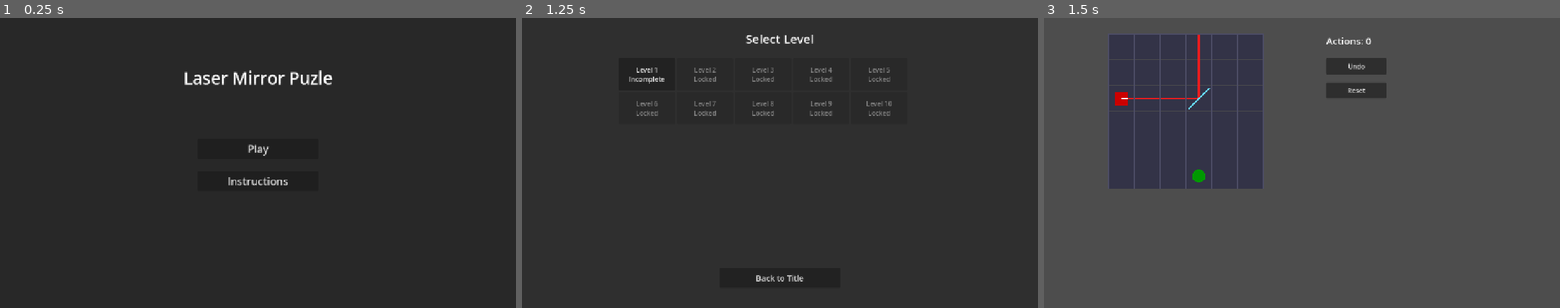
Above: before the commit, frames 1-3 (left to right).
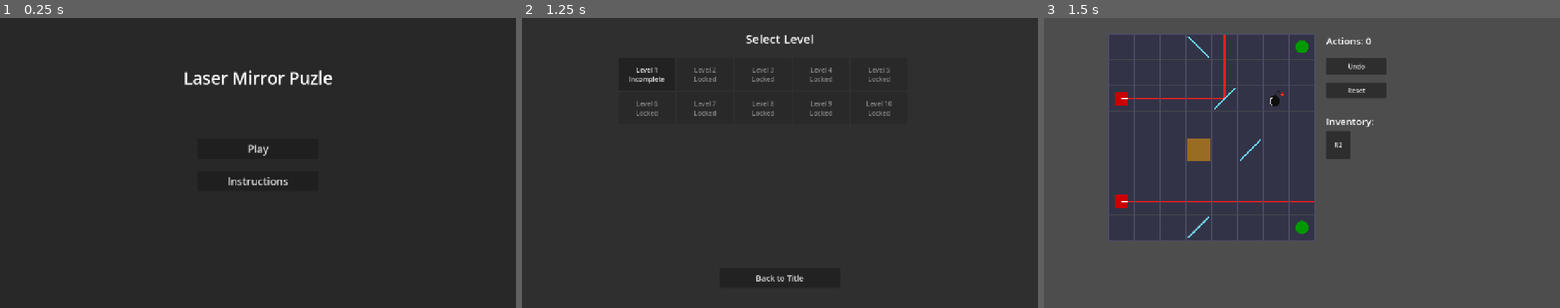
Above: after the commit, the same moments.

Repository: Tortiz-CSUF/laser-mirror-puzzle
Game: Godot game, scene res://Scenes/title_screen.tscn
Two runs of this game, one before a commit and one after it. Both use one fixed random seed, a clock stepped at 60 frames per second and the inputs below.
Inputs:
- Up to frame 1 (0.25 s): no input
- Up to frame 2 (1.25 s): click "Play" at 0.5 s
- Up to frame 3 (1.5 s): click "Level 1 Incomplete" at 1.25 s

Frames 1-2 are identical in both runs. In frame 3, 14% of the frame differs, in the area x 12-64%, y 5-77%.

Commit message:
laser-mirror-puzzle-Interim_8

Diff:
--- a/Scripts/LevelData.gd
+++ b/Scripts/LevelData.gd
@@ -47,16 +47,39 @@
 
 var levels: Array = [
 	# Lvl 1: 1 static double mirror
-	{
-		"width": 6,
-		"height": 6,
-		"pieces": [
-			{"x": 0, "y": 2, "type": "LASER", "laser_dir": "RIGHT", "color_index": 0},
-			{"x": 3, "y": 2, "type": "MIRROR_ROTATE_DOUBLE", "mirror_dir": "NW", "double_sided": true},
-			{"x": 3, "y": 5, "type": "GOAL", "color_index": 0},
-		],
-		"inventory": []
-	},
+	#{
+		#"width": 6,
+		#"height": 6,
+		#"pieces": [
+			#{"x": 0, "y": 2, "type": "LASER", "laser_dir": "RIGHT", "color_index": 0},
+			#{"x": 3, "y": 2, "type": "MIRROR_ROTATE_DOUBLE", "mirror_dir": "NW", "double_sided": true},
+			#{"x": 3, "y": 5, "type": "GOAL", "color_index": 0},
+		#],
+		#"inventory": []
+	#},
+
+		{
+		"width": 8,
+		"height": 8,
+		"pieces": [
+			{"x": 0, "y": 6, "type": "LASER", "laser_dir": "RIGHT", "color_index": 0},
+			{"x": 0, "y": 2, "type": "LASER", "laser_dir": "RIGHT", "color_index": 1},
+			{"x": 4, "y": 2, "type": "MIRROR_ROTATE_DOUBLE", "mirror_dir": "NW", "double_sided": true},
+			{"x": 3, "y": 0, "type": "MIRROR_SLIDE_H", "mirror_dir": "NE", "double_sided": true, "slide_axis": "h", "slide_min": 1, "slide_max": 5},
+			{"x": 5, "y": 4, "type": "MIRROR_SLIDE_V", "mirror_dir": "NW", "double_sided": true, "slide_axis": "v", "slide_min": 3, "slide_max": 7},
+			{"x": 3, "y": 7, "type": "MIRROR_ROTATE_SINGLE", "mirror_dir": "NW", "double_sided": false},
+			{"x": 3, "y": 4, "type": "HAZARD"},
+			{"x": 6, "y": 2, "type": "BOMB"},
+			{"x": 7, "y": 7, "type": "GOAL", "color_index": 1},
+			{"x": 7, "y": 0, "type": "GOAL", "color_index": 0},
+
+
+		],
+		"inventory": [
+			{"type": "MIRROR_ROTATE_DOUBLE", "mirror_dir": "NE", "double_sided": true},
+		]
+	},
+
 
 	# Lvl 2: 1 static single mirror
 	{
@@ -177,7 +200,8 @@
 		"width": 8,
 		"height": 8,
 		"pieces": [
-			{"x": 0, "y": 4, "type": "LASER", "laser_dir": "RIGHT", "color_index": 0},
+			{"x": 0, "y": 6, "type": "LASER", "laser_dir": "RIGHT", "color_index": 0},
+			{"x": 0, "y": 2, "type": "LASER", "laser_dir": "RIGHT", "color_index": 1},
 			{"x": 3, "y": 4, "type": "MIRROR_ROTATE_DOUBLE", "mirror_dir": "NW", "double_sided": true},
 			{"x": 3, "y": 0, "type": "MIRROR_SLIDE_H", "mirror_dir": "NE", "double_sided": true, "slide_axis": "h", "slide_min": 1, "slide_max": 5},
 			{"x": 5, "y": 4, "type": "MIRROR_SLIDE_V", "mirror_dir": "NW", "double_sided": true, "slide_axis": "v", "slide_min": 3, "slide_max": 7},
